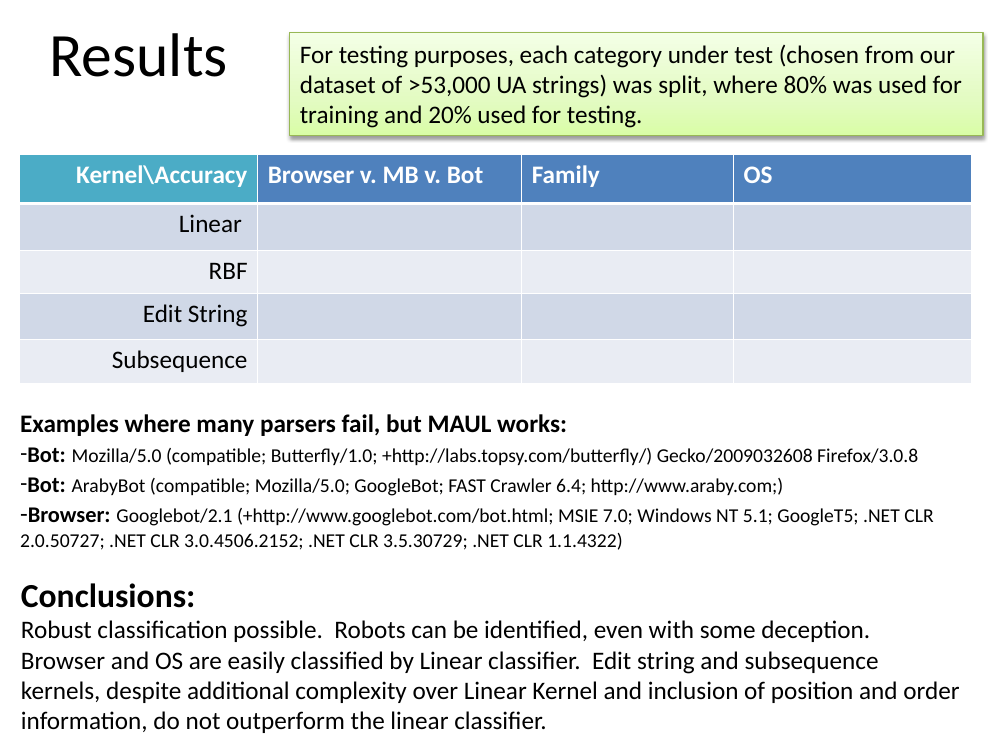
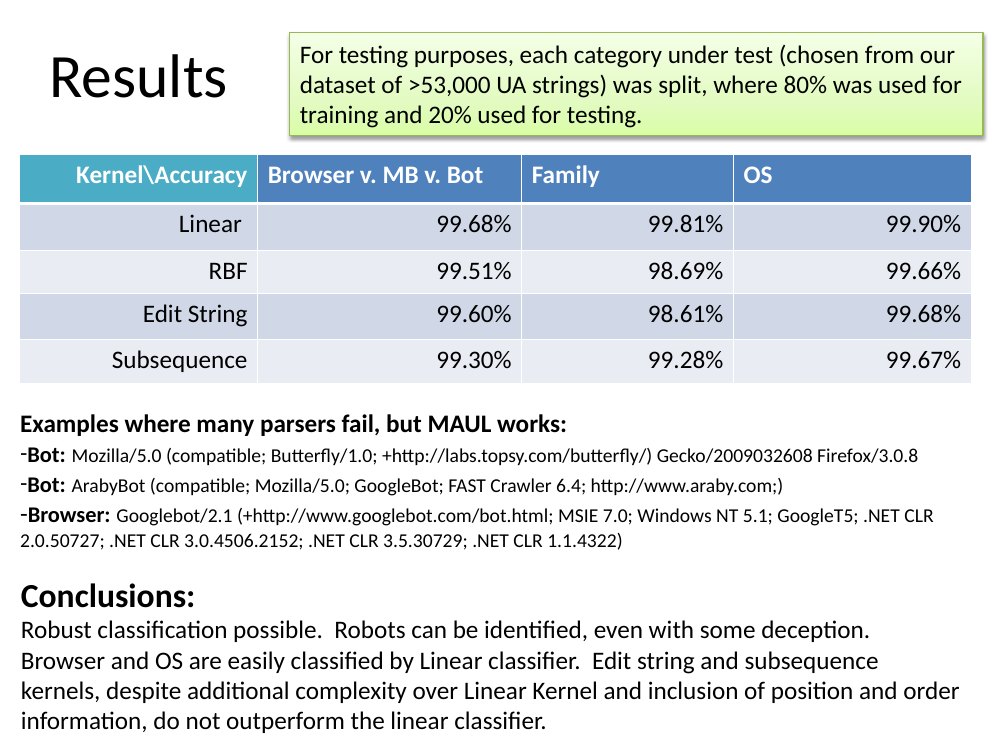
Before and after one commit to bholley/maul, a slide deck: slide 6 of poster/poster.pptx. Drawn at 1008x756 pixels with LibreOffice and Linux fonts; fonts in the diff are those of the drawing. Boxes give left, top, right and bottom in pixels: in the first picture for what was removed or moved away, otherwise in the second. Text is boxed around its words. In the diff, an @@ line names an element or a change of style, - is before the commit and + after.

Commit message:
poster update

```diff
--- a/poster/poster.pptx
+++ b/poster/poster.pptx
@@ title "Results": place and size @@
-title "Results" at (50, 33, 228, 77)
+title "Results" at (50, 54, 228, 98)
@@ table at (20, 154, 972, 384) @@
-row 2: Linear |  |  | 
+row 2: Linear | 99.68% | 99.81% | 99.90%
-row 3: RBF |  |  | 
+row 3: RBF | 99.51% | 98.69% | 99.66%
-row 4: Edit String |  |  | 
+row 4: Edit String | 99.60% | 98.61% | 99.68%
-row 5: Subsequence |  |  | 
+row 5: Subsequence | 99.30% | 99.28% | 99.67%
```
Also in this commit, not shown: 3 other slides changed, 1 other file.
